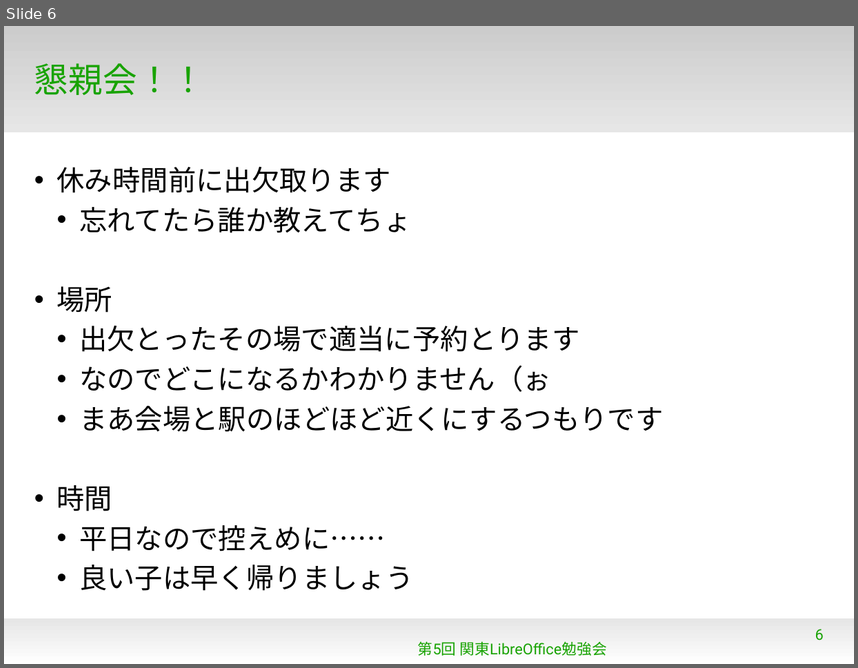
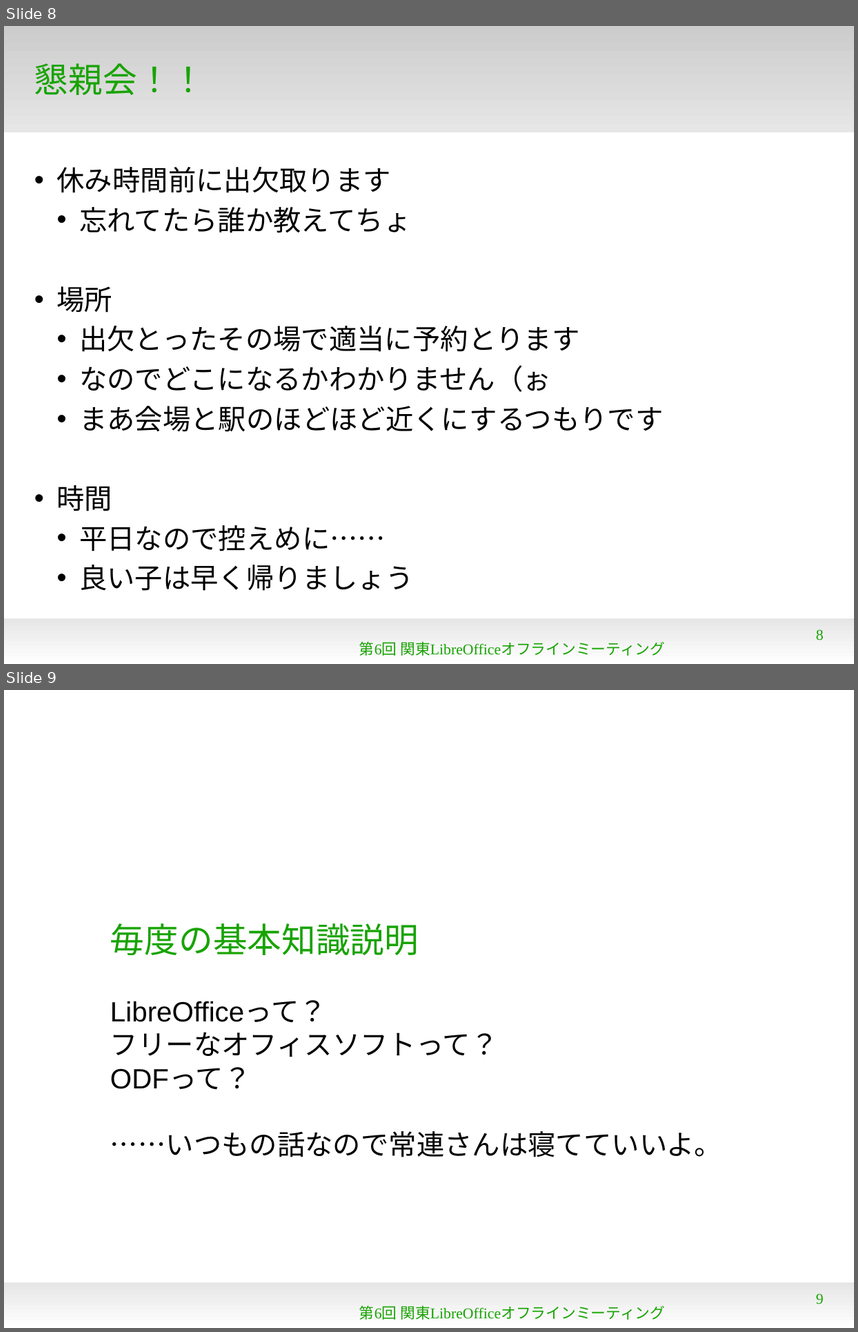
Before and after one commit to naruoga/KantoLibreOffice, a slide deck: Jun2013/OpeningTalk.odp. Shown one above the other, each under a label of ours: slide 6 before the commit, slides 8 and 9 after it. The pictures are 858x668 and 858x1332 pixels, drawn with LibreOffice and Linux fonts; fonts in the diff are those of the drawing; background and template pictures are left out. Boxes give left, top, right and bottom in pixels: in the first picture for what was removed or moved away, otherwise in the second. Text is boxed around its words. In the diff, an @@ line names an element or a change of style, - is before the commit and + after.

```diff
--- a/Jun2013/OpeningTalk.odp
+++ b/Jun2013/OpeningTalk.odp
@@ slide 9 added at [4,690,854,1328], background #FFFFFF; not listed: 1 template element that a slide beside it also shows @@
@@ title added at [110,923,419,955], 32 pt, text #18A303 @@
+毎度の基本知識説明
@@ subtitle added at [110,1000,722,1157], 26 pt, text #000000 @@
+LibreOfficeって？
+フリーなオフィスソフトって？
+ODFって？
+……いつもの話なので常連さんは寝てていいよ。
@@ text added at [359,1305,665,1319], 14 pt, text #18A303 @@
+第6回 関東LibreOfficeオフラインミーティング
@@ page number added at [816,1293,824,1303], 14 pt, text #18A303 @@
+9
@@ what was slide 6 is now slide 8 @@
@@ slide 8 changed as well @@
@@ text at [359,641,665,655]: text changed; font Roboto to Times New Roman @@
-第5回 関東LibreOffice勉強会
+第6回 関東LibreOfficeオフラインミーティング
@@ page number at [816,629,824,640]: text changed; font Roboto to Times New Roman @@
-6
+8
```
Also in this commit, not shown: 9 other slides changed, 3 other slides added, 2 slides removed.
